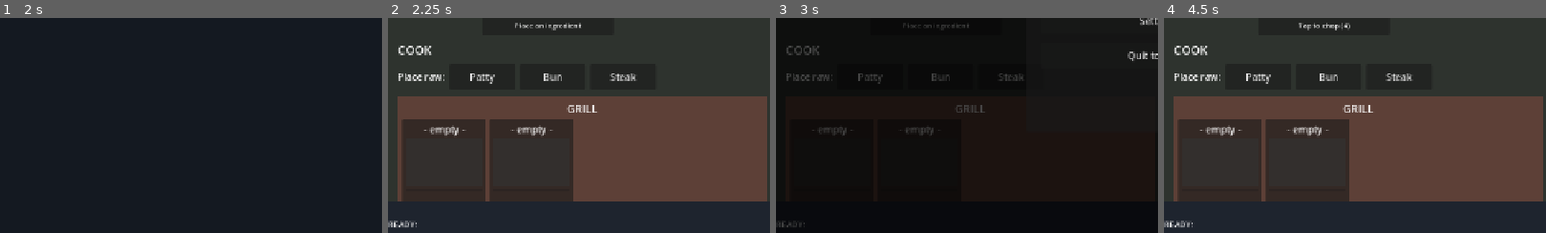
Above: before the commit, frames 1-4 (left to right).
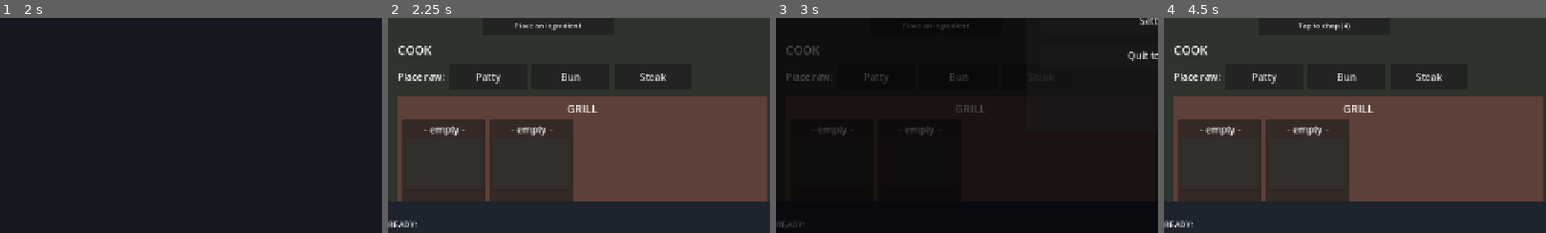
Above: after the commit, the same moments.

Repository: UnrealPenguin/cooking-prototype
Game: Godot game, scene res://scenes/Welcome.tscn
Two runs of this game, one before a commit and one after it. Both use one fixed random seed, a clock stepped at 60 frames per second and the inputs below.
Inputs (mouse positions are % of the whole screen's width and height, from its top left):
- Up to frame 1 (2 s): tap Enter at 0.5 s; move the mouse to (72, 45) at 0.52 s; click (72, 45) at 0.67 s; click "Play" at 1.25 s
- Up to frame 2 (2.25 s): click "Shift 1 - First Day ☆☆☆ 3 ord…" at 2 s
- Up to frame 3 (3 s): click "⏸" at 2.75 s
- Up to frame 4 (4.5 s): click "Resume" at 3.5 s; click "Lettuce" at 4.25 s
The pictures show only the part of the screen within x 0-50%, y 47-97%; the shares and areas given below are measured in that part.

Frame 1 is identical in both runs. In frame 2, 0.8% of the frame differs, in the area x 21-73%, y 25-31%; in frame 3, 0.4%; in frame 4, 0.8%.

Commit message:
fixed dual screen to prep n cook

Diff:
--- a/data/ingredients.json
+++ b/data/ingredients.json
@@ -78,9 +78,12 @@
     "cooked_label": "Grilled Steak"
   },
   "onion_sauteed": {
-    "label": "Onion (raw)",
+    "label": "Onion",
     "color": "#FFF3B0",
-    "needs_prep": false,
+    "needs_prep": true,
+    "prep_taps": 4,
+    "prep_verb": "Chop",
+    "prepped_label": "Chopped Onion",
     "needs_cook": true,
     "appliance": "stove",
     "cook_time": 5.0,
--- a/data/levels.json
+++ b/data/levels.json
@@ -45,7 +45,7 @@
     "id": 4,
     "name": "Shift 4 - Kitchen Expands!",
     "screen_mode": "dual",
-    "prep_ingredients": ["lettuce", "tomato", "scallion"],
+    "prep_ingredients": ["lettuce", "tomato", "scallion", "onion_sauteed"],
     "appliances": ["grill", "toaster", "stove"],
     "recipes": ["classic_burger", "steak_plate"],
     "max_simultaneous_orders": 2,
@@ -60,7 +60,7 @@
     "id": 5,
     "name": "Shift 5 - Busy",
     "screen_mode": "dual",
-    "prep_ingredients": ["lettuce", "tomato", "scallion", "peppers", "onion_stir"],
+    "prep_ingredients": ["lettuce", "tomato", "scallion", "peppers", "onion_stir", "onion_sauteed"],
     "appliances": ["grill", "toaster", "stove", "wok"],
     "recipes": ["classic_burger", "steak_plate", "stir_fry"],
     "max_simultaneous_orders": 3,
--- a/scripts/Main.gd
+++ b/scripts/Main.gd
@@ -50,8 +50,9 @@
 var _ready_tray: Dictionary = {}  # "ing:state" -> int count
 var _appliances_ui: Array[Appliance] = []
 var _cutting_board: Node
-var _raw_buttons: Dictionary = {}  # ingredient_id -> Button
+var _raw_buttons: Dictionary = {}  # ingredient_id -> Button (cutting-board raws)
 var _container_labels: Dictionary = {}  # ingredient_id -> Label
+var _cook_raw_buttons: Dictionary = {}  # ingredient_id -> Button (place-on-appliance raws)
 
 var _spawn_timer: float = 0.0
 var _orders_spawned: int = 0
@@ -213,6 +214,7 @@
 	_cutting_board = null
 	_raw_buttons.clear()
 	_container_labels.clear()
+	_cook_raw_buttons.clear()
 	_current_page = 0
 	_update_stats()
 
@@ -300,20 +302,7 @@
 	vb.add_child(title)
 
 	var appliance_ids: Array = lvl.get("appliances", [])
-	var place_box := HBoxContainer.new()
-	place_box.add_theme_constant_override("separation", 8)
-	vb.add_child(place_box)
-	var place_label := Label.new()
-	place_label.text = "Place raw:"
-	place_box.add_child(place_label)
-	var cookable_ids := _cookable_ingredient_ids_for_appliances(appliance_ids)
-	for id in cookable_ids:
-		var ing := DataLoader.get_ingredient(id)
-		var btn := Button.new()
-		btn.text = str(ing.get("label", id))
-		btn.custom_minimum_size = Vector2(110, 44)
-		btn.pressed.connect(func(): _place_on_appliance(id))
-		place_box.add_child(btn)
+	_build_cook_raw_row(vb, appliance_ids)
 
 	var appliances_box := HBoxContainer.new()
 	appliances_box.size_flags_vertical = Control.SIZE_EXPAND_FILL
@@ -363,20 +352,7 @@
 	vb.add_child(cook_title)
 
 	var appliance_ids: Array = lvl.get("appliances", [])
-	var place_box := HBoxContainer.new()
-	place_box.add_theme_constant_override("separation", 8)
-	vb.add_child(place_box)
-	var place_label := Label.new()
-	place_label.text = "Place raw:"
-	place_box.add_child(place_label)
-	var cookable_ids := _cookable_ingredient_ids_for_appliances(appliance_ids)
-	for id in cookable_ids:
-		var ing := DataLoader.get_ingredient(id)
-		var btn := Button.new()
-		btn.text = str(ing.get("label", id))
-		btn.custom_minimum_size = Vector2(110, 44)
-		btn.pressed.connect(func(): _place_on_appliance(id))
-		place_box.add_child(btn)
+	_build_cook_raw_row(vb, appliance_ids)
 
 	var appliances_box := HBoxContainer.new()
 	appliances_box.size_flags_vertical = Control.SIZE_EXPAND_FILL
@@ -406,9 +382,34 @@
 
 func _place_on_appliance(ingredient_id: String) -> void:
 	var ing := DataLoader.get_ingredient(ingredient_id)
+	var needs_prep: bool = bool(ing.get("needs_prep", false))
+	if needs_prep and _container_count(ingredient_id) <= 0:
+		return
 	for app in _appliances_ui:
 		if app.try_place(ingredient_id, ing):
+			if needs_prep:
+				_consume_from_tray([{"ingredient": ingredient_id, "state": "prepped"}])
 			return
+
+func _build_cook_raw_row(parent: Control, appliance_ids: Array) -> void:
+	var place_box := HBoxContainer.new()
+	place_box.add_theme_constant_override("separation", 8)
+	parent.add_child(place_box)
+	var place_label := Label.new()
+	place_label.text = "Place raw:"
+	place_box.add_child(place_label)
+	var cookable_ids := _cookable_ingredient_ids_for_appliances(appliance_ids)
+	for id in cookable_ids:
+		var ing := DataLoader.get_ingredient(id)
+		var btn := Button.new()
+		var needs_prep := bool(ing.get("needs_prep", false))
+		var label: String = str(ing.get("prepped_label", ing.get("label", id))) if needs_prep else str(ing.get("label", id))
+		btn.text = label
+		btn.custom_minimum_size = Vector2(130, 44)
+		btn.pressed.connect(func(): _place_on_appliance(id))
+		place_box.add_child(btn)
+		if needs_prep:
+			_cook_raw_buttons[id] = btn
 
 func _build_prep_section(vb: VBoxContainer, lvl: Dictionary) -> void:
 	var row := HBoxContainer.new()
@@ -504,6 +505,9 @@
 		var ing := DataLoader.get_ingredient(id)
 		var text: String = str(ing.get("prepped_label", ing.get("label", id)))
 		lbl.text = " %s %d/%d" % [text, _container_count(id), CONTAINER_CAPACITY]
+	for id in _cook_raw_buttons.keys():
+		var btn: Button = _cook_raw_buttons[id]
+		btn.disabled = _container_count(id) <= 0
 
 func _add_to_tray(ingredient_id: String, state: String, amount: int) -> void:
 	var key := "%s:%s" % [ingredient_id, state]
